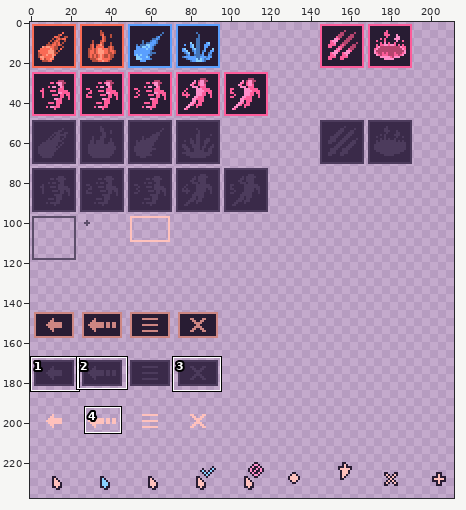
Two versions of one pixel-art file, assets/ui.aseprite. The picture above shows the old version from afar; the outline marks the close-up.
Close-up. Earlier state:
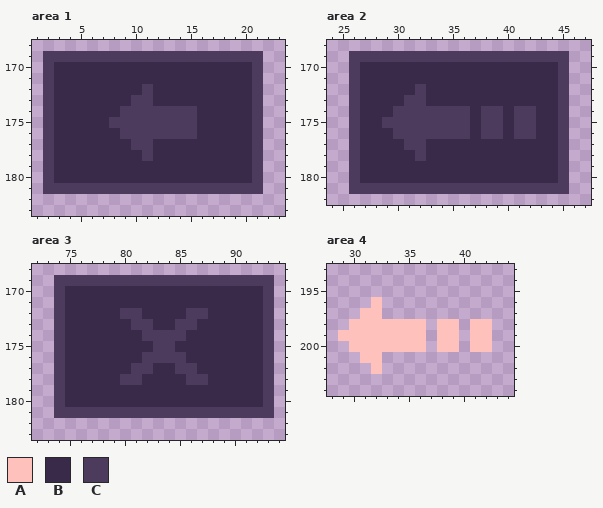
240x240 pixels, 1 frame. Shown: area 1: x 1..23, y 168..183; area 2: x 24..47, y 168..182; area 3: x 72..94, y 168..183; area 4: x 28..44, y 193..204. The wide view leaves out empty margins. The commit also changed other parts of the picture, which this record leaves out.
Palette (. is transparent): A #ffc1bc  B #3a2a49  C #4c3b5c
Pixels before, area 1, first column x 2:
169 CCCCCCCCCCCCCCCCCCCC
170 CBBBBBBBBBBBBBBBBBBC
171 CBBBBBBBBBBBBBBBBBBC
172 CBBBBBBBBCBBBBBBBBBC
173 CBBBBBBBCCBBBBBBBBBC
174 CBBBBBBCCCCCCCBBBBBC
175 CBBBBBCCCCCCCCBBBBBC
176 CBBBBBBCCCCCCCBBBBBC
177 CBBBBBBBCCBBBBBBBBBC
178 CBBBBBBBBCBBBBBBBBBC
179 CBBBBBBBBBBBBBBBBBBC
180 CBBBBBBBBBBBBBBBBBBC
181 CCCCCCCCCCCCCCCCCCCC
Pixels before, area 2, first column x 26:
169 CCCCCCCCCCCCCCCCCCCC
170 CBBBBBBBBBBBBBBBBBBC
171 CBBBBBBBBBBBBBBBBBBC
172 CBBBBBCBBBBBBBBBBBBC
173 CBBBBCCBBBBBBBBBBBBC
174 CBBBCCCCCCCBCCBCCBBC
175 CBBCCCCCCCCBCCBCCBBC
176 CBBBCCCCCCCBCCBCCBBC
177 CBBBBCCBBBBBBBBBBBBC
178 CBBBBBCBBBBBBBBBBBBC
179 CBBBBBBBBBBBBBBBBBBC
180 CBBBBBBBBBBBBBBBBBBC
181 CCCCCCCCCCCCCCCCCCCC
Pixels before, area 3, first column x 74:
169 CCCCCCCCCCCCCCCCCCCC
170 CBBBBBBBBBBBBBBBBBBC
171 CBBBBBBBBBBBBBBBBBBC
172 CBBBBBCCBBBBCCBBBBBC
173 CBBBBBBCCBBCCBBBBBBC
174 CBBBBBBBCCCCBBBBBBBC
175 CBBBBBBBBCCBBBBBBBBC
176 CBBBBBBBCCCCBBBBBBBC
177 CBBBBBBCCBBCCBBBBBBC
178 CBBBBBCCBBBBCCBBBBBC
179 CBBBBBBBBBBBBBBBBBBC
180 CBBBBBBBBBBBBBBBBBBC
181 CCCCCCCCCCCCCCCCCCCC
Pixels before, area 4, first column x 29:
196 ...A..........
197 ..AA..........
198 .AAAAAAA.AA.AA
199 AAAAAAAA.AA.AA
200 .AAAAAAA.AA.AA
201 ..AA..........
202 ...A..........
The result:
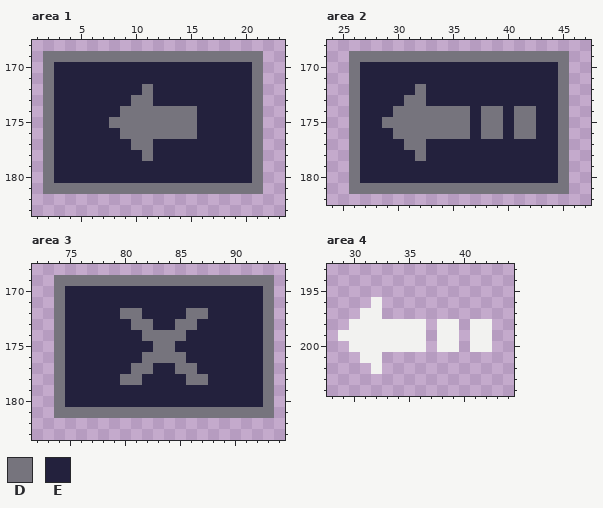
Colours new in this view: D #76747d  E #23213d
From old to new:
colour A: #ffc1bc -> #f2f2f0
Changed rows in their new state; - is a pixel that keeps its letter.
Area 1:
first column x 2:
169 DDDDDDDDDDDDDDDDDDDD
170 DEEEEEEEEEEEEEEEEEED
171 DEEEEEEEEEEEEEEEEEED
172 DEEEEEEEEDEEEEEEEEED
173 DEEEEEEEDDEEEEEEEEED
174 DEEEEEEDDDDDDDEEEEED
175 DEEEEEDDDDDDDDEEEEED
176 DEEEEEEDDDDDDDEEEEED
177 DEEEEEEEDDEEEEEEEEED
178 DEEEEEEEEDEEEEEEEEED
179 DEEEEEEEEEEEEEEEEEED
180 DEEEEEEEEEEEEEEEEEED
181 DDDDDDDDDDDDDDDDDDDD
Area 2:
first column x 26:
169 DDDDDDDDDDDDDDDDDDDD
170 DEEEEEEEEEEEEEEEEEED
171 DEEEEEEEEEEEEEEEEEED
172 DEEEEEDEEEEEEEEEEEED
173 DEEEEDDEEEEEEEEEEEED
174 DEEEDDDDDDDEDDEDDEED
175 DEEDDDDDDDDEDDEDDEED
176 DEEEDDDDDDDEDDEDDEED
177 DEEEEDDEEEEEEEEEEEED
178 DEEEEEDEEEEEEEEEEEED
179 DEEEEEEEEEEEEEEEEEED
180 DEEEEEEEEEEEEEEEEEED
181 DDDDDDDDDDDDDDDDDDDD
Area 3:
first column x 74:
169 DDDDDDDDDDDDDDDDDDDD
170 DEEEEEEEEEEEEEEEEEED
171 DEEEEEEEEEEEEEEEEEED
172 DEEEEEDDEEEEDDEEEEED
173 DEEEEEEDDEEDDEEEEEED
174 DEEEEEEEDDDDEEEEEEED
175 DEEEEEEEEDDEEEEEEEED
176 DEEEEEEEDDDDEEEEEEED
177 DEEEEEEDDEEDDEEEEEED
178 DEEEEEDDEEEEDDEEEEED
179 DEEEEEEEEEEEEEEEEEED
180 DEEEEEEEEEEEEEEEEEED
181 DDDDDDDDDDDDDDDDDDDD
Changed places in both close-ups, as pixel boxes (x1, y1, x2, y2):
changed: (43, 51, 263, 194)
changed: (349, 51, 569, 194)
changed: (54, 275, 274, 418)
changed: (338, 297, 492, 374)
